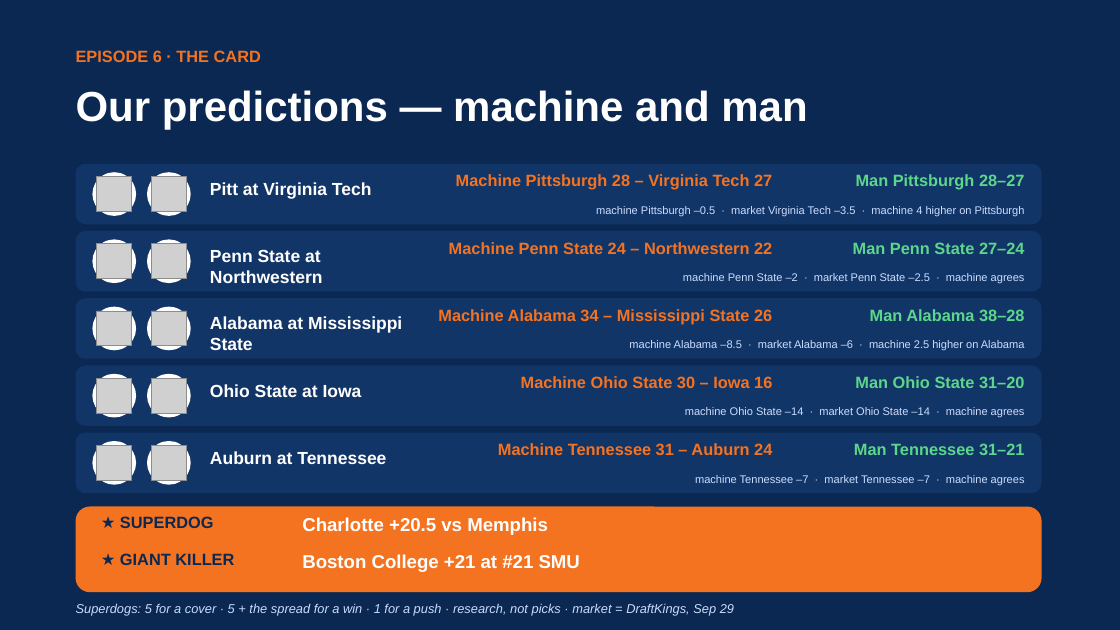
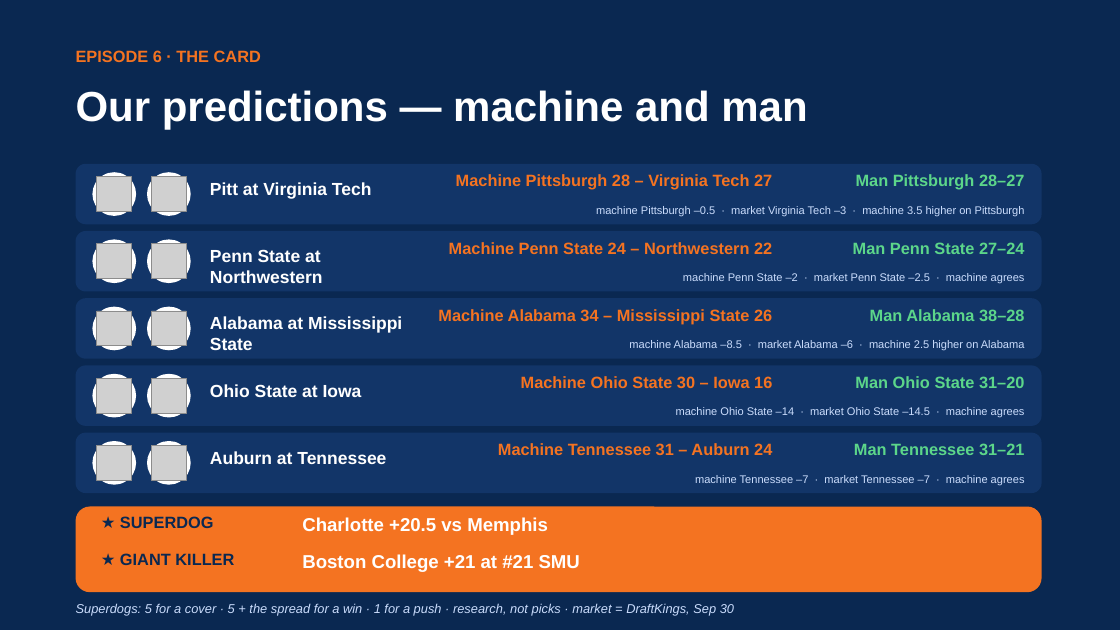
Before and after one commit to lucasalvarezflorida-lab/ncaa-fbs-analytics, a slide deck: slide 21 of decks/2026_Week5_Episode6.pptx. Drawn at 1120x630 pixels with LibreOffice and Linux fonts; fonts in the diff are those of the drawing; grey boxes stand for pictures. Boxes give left, top, right and bottom in pixels: in the first picture for what was removed or moved away, otherwise in the second. Text is boxed around its words. In the diff, an @@ line names an element or a change of style, - is before the commit and + after.

```diff
--- a/decks/2026_Week5_Episode6.pptx
+++ b/decks/2026_Week5_Episode6.pptx
@@ text at [596, 206, 1025, 216]: text changed @@
-machine Pittsburgh –0.5 · market Virginia Tech –3.5 · machine 4 higher on Pittsburgh
+machine Pittsburgh –0.5 · market Virginia Tech –3 · machine 3.5 higher on Pittsburgh
@@ text at [676, 407, 1025, 418]: text changed @@
-machine Ohio State –14 · market Ohio State –14 · machine agrees
+machine Ohio State –14 · market Ohio State –14.5 · machine agrees
@@ text at [76, 603, 734, 616]: text changed @@
-Superdogs: 5 for a cover · 5 + the spread for a win · 1 for a push · research, not picks · market = DraftKings, Sep 29
+Superdogs: 5 for a cover · 5 + the spread for a win · 1 for a push · research, not picks · market = DraftKings, Sep 30
```
Also in this commit, not shown: 5 other slides changed, 4 other files.
